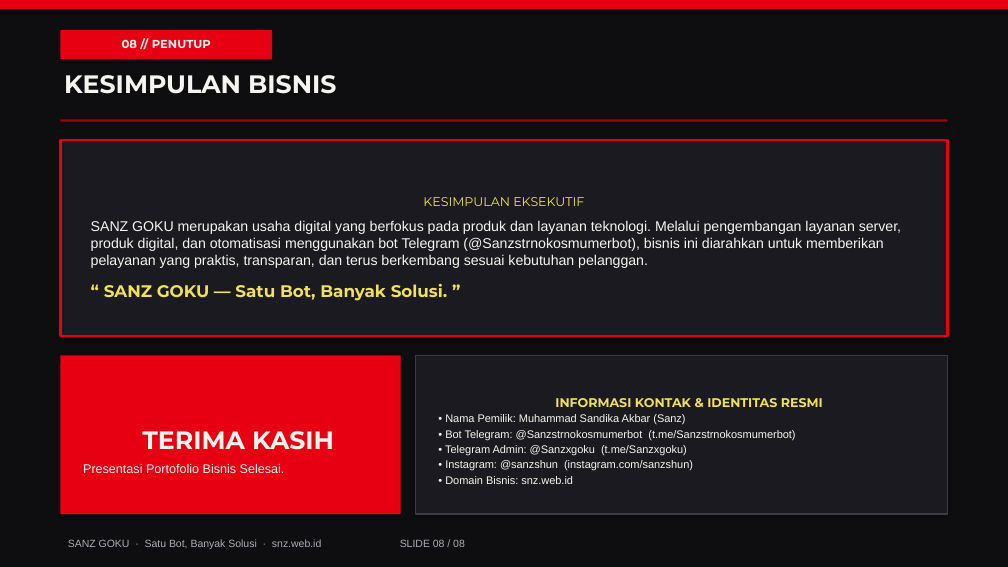
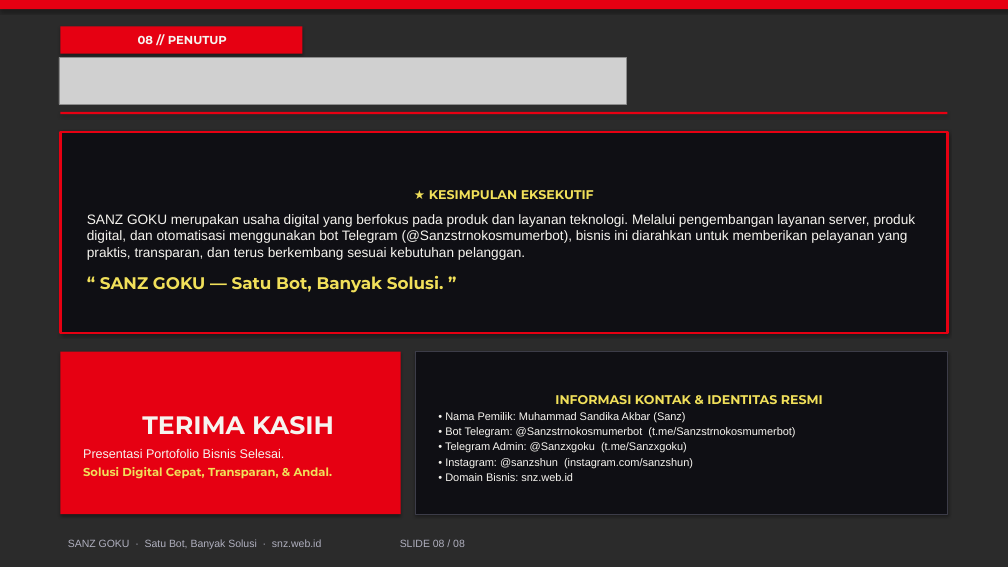
Before and after one commit to robloxxxx555p-cyber/portfolio, a slide deck: slide 8 of Portofolio_Bisnis_SANZ_GOKU.pptx. Drawn at 1008x567 pixels with LibreOffice and Linux fonts; fonts in the diff are those of the drawing; grey boxes stand for pictures; background and template pictures are left out; a plain dark background stands for a picture behind light text. Boxes give left, top, right and bottom in pixels: in the first picture for what was removed or moved away, otherwise in the second. Text is boxed around its words. In the diff, an @@ line names an element or a change of style, - is before the commit and + after.

```diff
--- a/Portofolio_Bisnis_SANZ_GOKU.pptx
+++ b/Portofolio_Bisnis_SANZ_GOKU.pptx
@@ background #FFFFFF to picture (left out) @@
@@ rectangle removed at bbox=[0, 0, 1008, 567] @@
@@ rectangle "08 // PENUTUP": place and size @@
-rectangle "08 // PENUTUP" at bbox=[60, 30, 272, 59]
+rectangle "08 // PENUTUP" at bbox=[60, 26, 302, 54]
@@ picture added at bbox=[59, 57, 626, 104] @@
@@ text removed at bbox=[64, 75, 336, 94] @@
-KESIMPULAN BISNIS
@@ rectangle: place and size @@
-rectangle at bbox=[60, 119, 948, 122]
+rectangle at bbox=[60, 112, 948, 114]
@@ rectangle at bbox=[60, 112, 948, 114]: fill #A3000C to #E60012 @@
@@ rectangle "★ KESIMPULAN EKSEKUTIF": place and size @@
-rectangle "★ KESIMPULAN EKSEKUTIF" at bbox=[60, 140, 948, 337]
+rectangle "★ KESIMPULAN EKSEKUTIF" at bbox=[60, 132, 948, 333]
@@ rectangle "★ KESIMPULAN EKSEKUTIF" at bbox=[60, 132, 948, 333]: fill #1A1A20 to #0F0F14 @@
@@ text in rectangle at bbox=[429, 190, 594, 199]: text changed; bold on @@
-KESIMPULAN EKSEKUTIF
+★ KESIMPULAN EKSEKUTIF
@@ text in rectangle at bbox=[87, 214, 916, 260]: size 13.5 to 13 pt in "SANZ GOKU merupakan usaha digital yang berfokus ..." @@
@@ rectangle "INFORMASI KONTAK & IDENTITAS RESMI" at bbox=[416, 352, 948, 514]: fill #1A1A20 to #0F0F14; outline #3C3C46 1 pt to #3C3C48 1 pt @@
@@ text in rectangle at bbox=[83, 467, 333, 479]: paragraph added @@
+Solusi Digital Cepat, Transparan, & Andal.
@@ text "SANZ GOKU · Satu Bot, ..." at bbox=[68, 539, 465, 549]: text colour #AAAAB4 to #AFAFBE @@
```
Also in this commit, not shown: 7 other slides changed, 3 other files.
